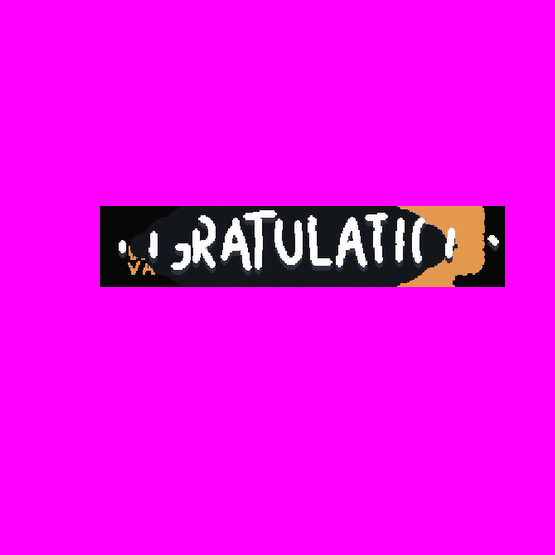
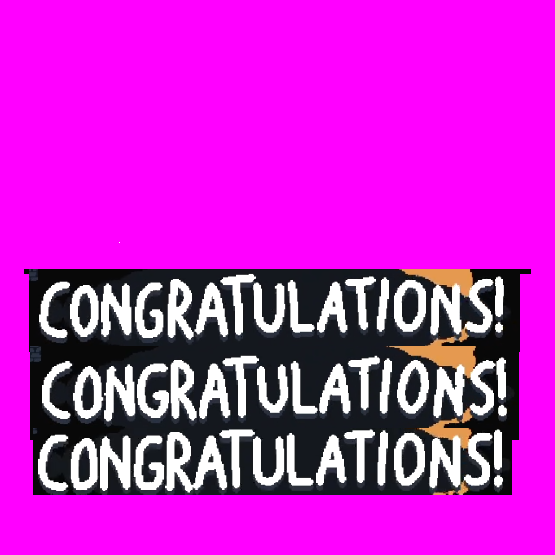
Before/after of a 555px x 555px layered artwork. What changed in the layer stack:
removed layer "레이어 8" over [100,206,505,287]
added layer "레이어 6" above "레이어 0" over [24,269,531,495]
